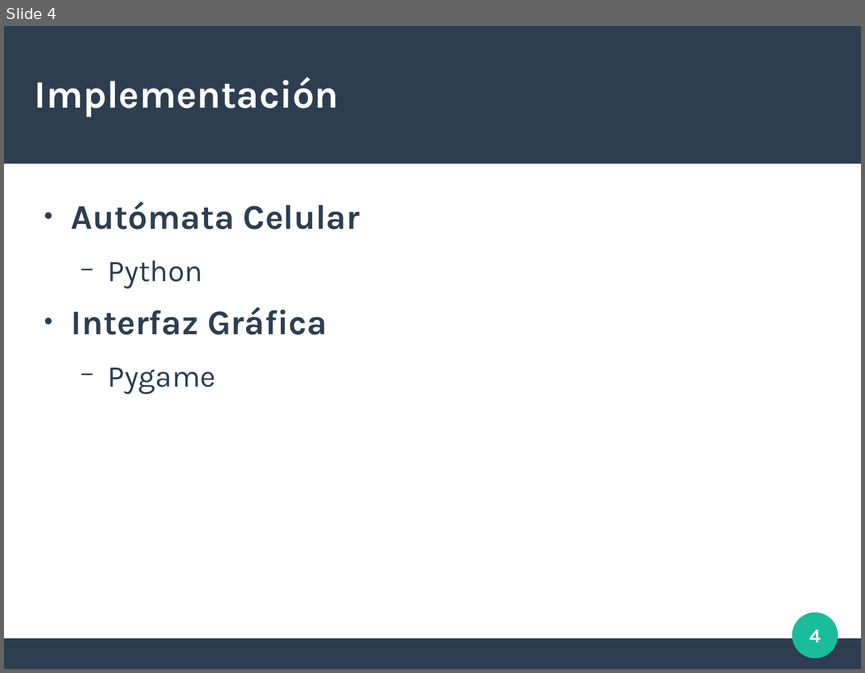
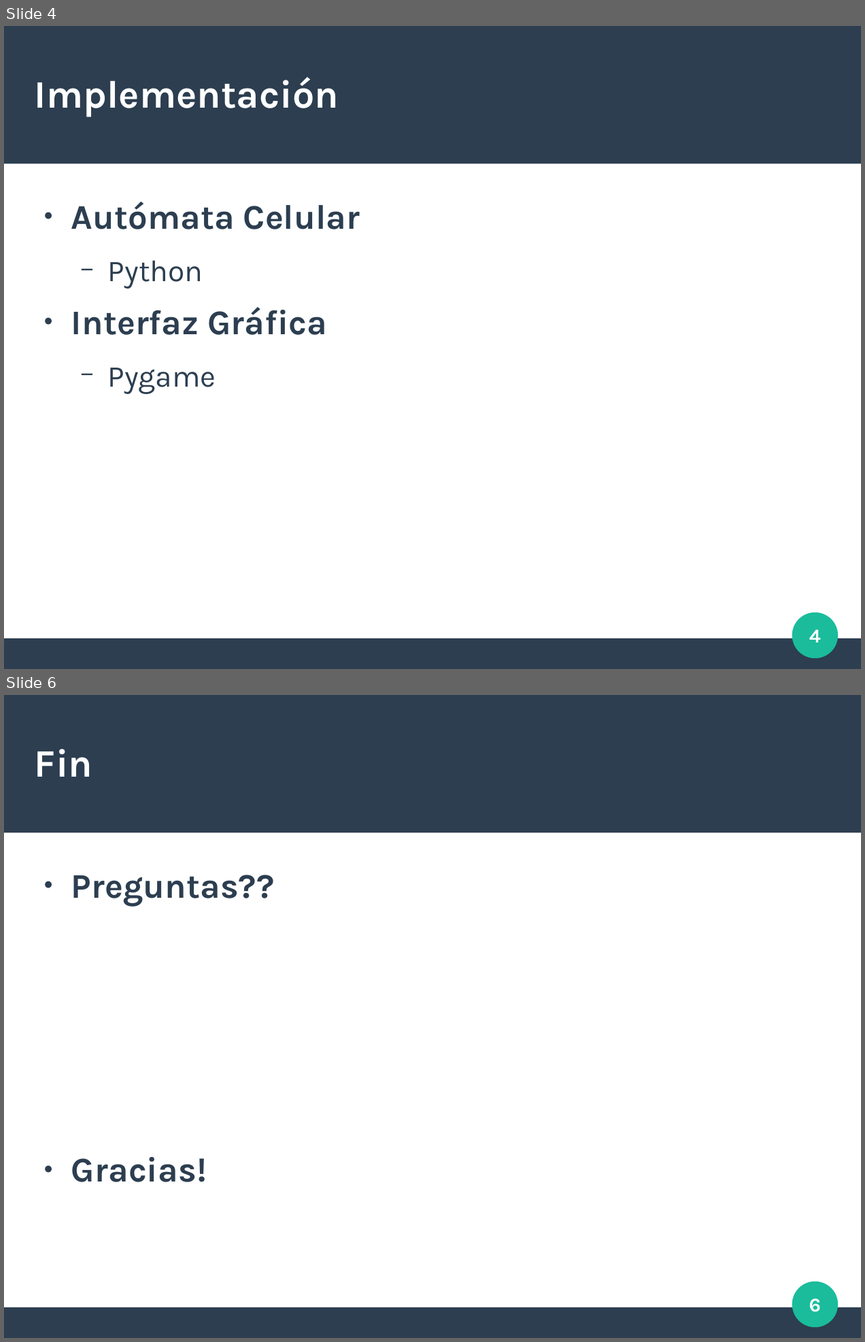
Before and after one commit to PaPablo/fti-automata, a slide deck: presentacion/presentacion-final.odp. Shown one above the other, each under a label of ours: slide 4 before the commit, slides 4 and 6 after it; the slides between them are not shown. The pictures are 865x673 and 865x1342 pixels, drawn with LibreOffice and Linux fonts; fonts in the diff are those of the drawing. Boxes give left, top, right and bottom in pixels: in the first picture for what was removed or moved away, otherwise in the second. Text is boxed around its words. In the diff, an @@ line names an element or a change of style, - is before the commit and + after.

```diff
--- a/presentacion/presentacion-final.odp
+++ b/presentacion/presentacion-final.odp
@@ slide 6 added at [4, 695, 861, 1338], background #FFFFFF; not listed: 3 template elements that a slide beside it also shows @@
@@ title added at [35, 749, 93, 777], 36 pt, text #FFFFFF, bold @@
+Fin
@@ text added at [71, 875, 274, 1182], 32 pt, text #2C3E50, bold @@
+● Preguntas??
+● Gracias!
@@ page number added at [809, 1298, 821, 1312], 18 pt, text #FFFFFF, bold @@
+6
```
Also in this commit, not shown: 1 other slide added.
